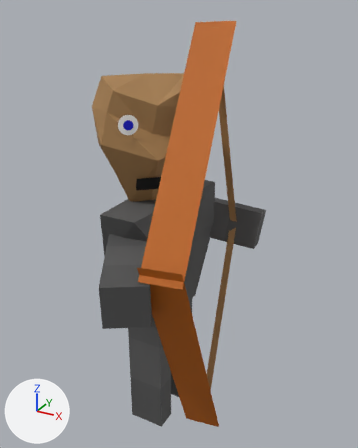
A saved change to the OBJ model King Of Kings Docs/Models/heavyarcher1f.obj.
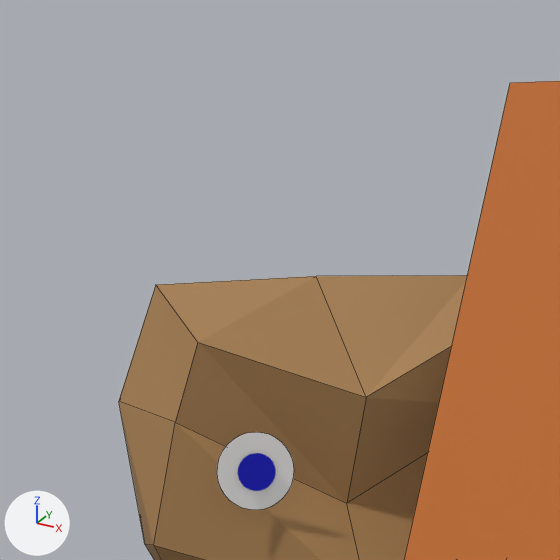
Each version appears first whole from a camera (50 mm lens) standing at (3.64, -6.58, 6.95) and looking at (0.25, -0.41, 3.86), and next in a close-up on the part from 17% to 58% of the width and 0% to 33% of the height. Lighting does not change. The marker at lower left points along +X, +Y and +Z. The close-ups show mesh edges as thin lines. Where no turn or scale is listed for an object, it has been applied to the vertices.
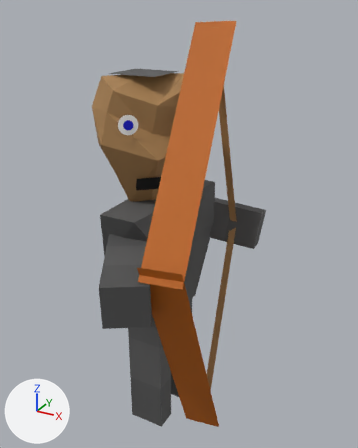
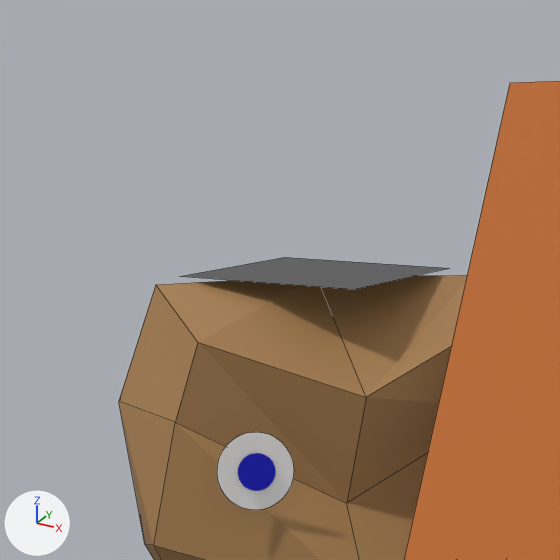
What differs and where, as boxes (x1, y1, x2, y2) in the close-ups (560 x 560 px):
'Plane.004_Plane.001', added
    after: (181, 257, 449, 289)

Diff of the bpy script that builds the scene:
```diff
--- a/King Of Kings Docs/Models/heavyarcher1f.obj.py
+++ b/King Of Kings Docs/Models/heavyarcher1f.obj.py
@@ me_plane_004_plane_001 @@
+me_plane_004_plane_001.from_pydata([(-0.665, -0.79, 6.09), (0.084, -0.79, 6.09), (-0.665, -0.091, 6.09), (0.084, -0.091, 6.09)], [], [(0, 1, 3, 2)])
+me_plane_004_plane_001.materials.append(mat_material_008)  # dark grey #585858
@@ ob_plane_004_plane_001 @@
+ob_plane_004_plane_001 = bpy.data.objects.new('Plane.004_Plane.001', me_plane_004_plane_001)
+ob_plane_004_plane_001.location = (0.0, 0.0, 0.0)
```
